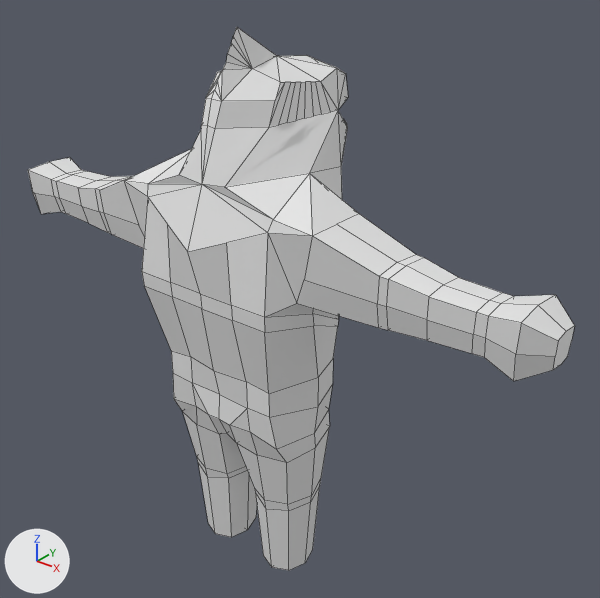
A saved change to the FBX model Assets/Resources/Items/Mobs/Sharkfolk.fbx.
Before and after are seen from a 50 mm lens placed at (7.5, -8.28, 9.94), pointed at (0.37, 0.62, 4.41). The lights are fixed; the arrows at lower left show +X, +Y and +Z. Mesh edges are drawn as thin lines. Where no turn or scale is listed for an object, it has been applied to the vertices.

Names of what the first picture shows: 'Body'.
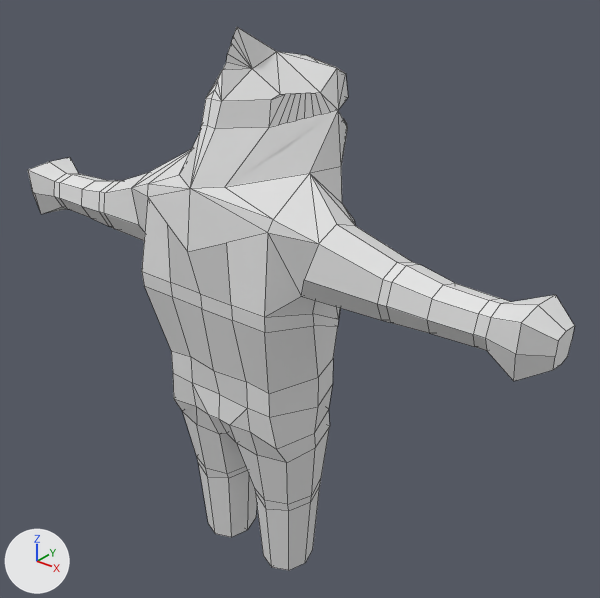
Pixel boxes (x1, y1, x2, y2) of what changed, in the pictures (600 x 598 px):
part 1 of me_cylinder_001, built on
    both: (28, 27, 554, 381)

What changed in the scene script:
```text
Change me_cylinder_001:
    used by ob_body; location = (0.0, 0.0, 0.0)
    remove me_cylinder_001.from_pydata(...)  # 409 vertices, 476 faces; spans x -4.76..4.76, y -1.28..1.69, z 0.01..8.44
    add me_cylinder_001.from_pydata(...)  # 409 vertices, 478 faces; spans x -4.76..4.76, y -1.28..1.69, z 0.01..8.44
    me_cylinder_001 part 1
    2 faces are deleted
    18 vertices in x -0.73..0.71, y 0.03..0.65, z 7.71..7.78 move by (0.0, 0.0, -0.15)
    5 vertices in x -3.95..3.95, y 0.11..0.13, z 5.13..5.15 move by (0.0, -0.06, 0.07)
    3 vertices in x -3.98..3.97, y -0.52..-0.51, z 5.72 move by (0.0, 0.06, -0.04)
    44 vertices move from x -3.98..3.98, y -0.94..0.59, z 5.1..7.98 to x -3.98..3.98, y -1.16..0.59, z 5.18..8.04
    4 new faces join them, mat_hide (white #e7e7e7)
```
